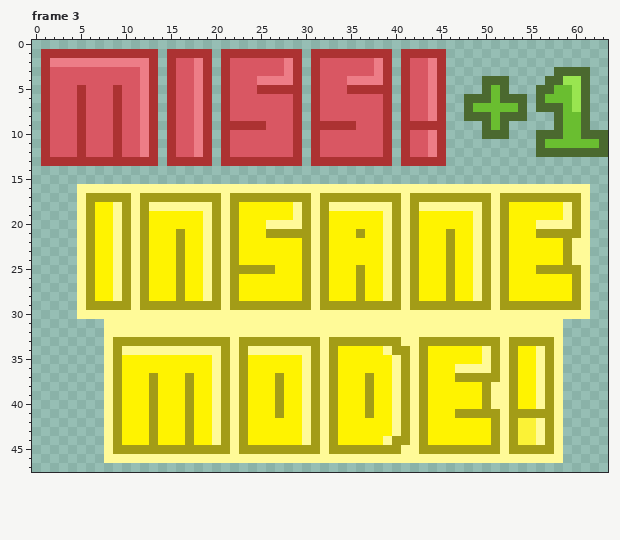
Edited in one commit: pixel-art file (Art/Aseprite/UI.aseprite). The picture above was drawn from the file before the commit.
64x48 pixels, 3 frames. Colours within 5 levels of each other are drawn and written as one. Shown: frame 3. The commit also changed other frames, which this record leaves out.
Now the later version:
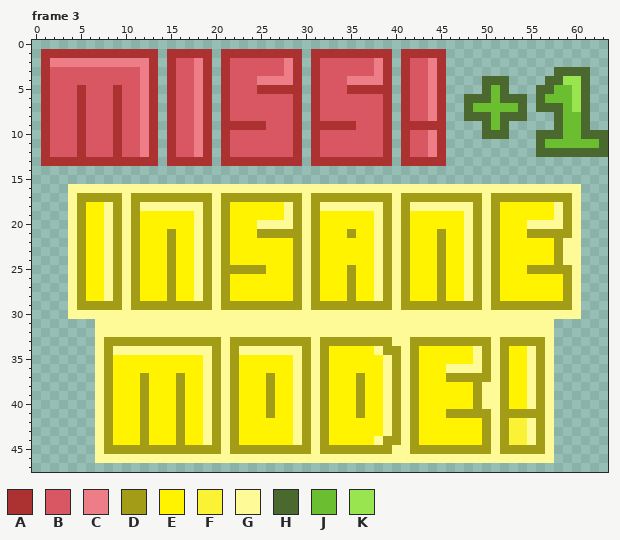
Palette (. is transparent): A #ac3232  B #d95763  C #ed7d87  D #a39c17  E #fff300  F #fbf236  G #fffa98  H #4b692f  J #6abe30  K #99e550
The commit says: [Trophy added] Adicionei um troféu pro menu de Recorde!
The exact change:
Frame 3:
y 16: x 4 . -> G; x 61 G -> .
y 17: x 4..5 .G -> GD; x 10..11 DG -> GD; x 20..21 DG -> GD; x 30..31 DG -> GD; x 40..41 DG -> GD; x 50..51 DG -> GD; x 60..61 DG -> G.
y 18: x 4..6 .GD -> GDE; x 8..12 EGDGD -> GDGDG; x 19..22 GDGD -> DGDE; x 28..32 EGDGD -> GDGDG; x 39..42 GDGD -> DGDG; x 49..52 GDGD -> DGDE; x 58..61 EGDG -> GDG.
y 19: x 4..6 .GD -> GDE; x 8..12 EGDGD -> GDGDE; x 18..22 EGDGD -> GDGDE; x 28..32 EGDGD -> GDGDE; x 38..42 EGDGD -> GDGDE; x 48..52 EGDGD -> GDGDE; x 58..61 EGDG -> GDG.
y 20: x 4..6 .GD -> GDE; x 8..12 EGDGD -> GDGDE; x 18..22 EGDGD -> GDGDE; x 25 E -> G; x 29..32 GDGD -> DGDE; x 38..42 EGDGD -> GDGDE; x 48..52 EGDGD -> GDGDE; x 55 E -> G; x 59..61 GDG -> DG.
y 21: x 4..6 .GD -> GDE; x 8..12 EGDGD -> GDGDE; x 15..16 ED -> DE; x 18..22 EGDGD -> GDGDE; x 25 E -> D; x 30..32 DGD -> GDE; x 35..36 ED -> DE; x 38..42 EGDGD -> GDGDE; x 45..46 ED -> DE; x 48..52 EGDGD -> GDGDE; x 55 E -> D; x 60..61 DG -> G.
y 22..24: x 4..6 .GD -> GDE; x 8..12 EGDGD -> GDGDE; x 15..16 ED -> DE; x 18..22 EGDGD -> GDGDE; x 29..32 EDGD -> DGDE; x 38..42 EGDGD -> GDGDE; x 45..46 ED -> DE; x 48..52 EGDGD -> GDGDE; x 58..59 ED -> DG; x 61 G -> .
y 25: x 4..6 .GD -> GDE; x 8..12 EGDGD -> GDGDE; x 15..16 ED -> DE; x 18..21 EGDG -> GDGD; x 26 D -> E; x 29..32 EDGD -> DGDE; x 35..36 ED -> DE; x 38..42 EGDGD -> GDGDE; x 45..46 ED -> DE; x 48..52 EGDGD -> GDGDE; x 55 E -> D; x 60..61 DG -> G.
y 26..28: x 4..6 .GD -> GDE; x 8..12 EGDGD -> GDGDE; x 15..16 ED -> DE; x 18..22 EGDGD -> GDGDE; x 29..32 EDGD -> DGDE; x 35..36 ED -> DE; x 38..42 EGDGD -> GDGDE; x 45..46 ED -> DE; x 48..52 EGDGD -> GDGDE; x 59..61 EDG -> DG.
y 29: x 4..5 .G -> GD; x 10..11 DG -> GD; x 20..21 DG -> GD; x 30..31 DG -> GD; x 40..41 DG -> GD; x 50..51 DG -> GD; x 60..61 DG -> G.
y 30: x 4 . -> G; x 61 G -> .
y 31..32: x 7 . -> G; x 58 G -> .
y 33: x 7..8 .G -> GD; x 21..22 DG -> GD; x 31..32 DG -> GD; x 40 D -> G; x 42 G -> D; x 51..52 DG -> GD; x 57..58 DG -> G.
y 34: x 7..9 .GD -> GDG; x 20..23 GDGD -> DGDG; x 30..33 GDGD -> DGDE; x 38..39 EG -> GD; x 41..43 DGD -> GDE; x 49..53 EGDGD -> GDGDE; x 55..58 EGDG -> GDG.
y 35: x 7..9 .GD -> GDE; x 19..23 EGDGD -> GDGDE; x 29..33 EGDGD -> GDGDE; x 39..43 EGDGD -> GDGDE; x 49..53 EGDGD -> GDGDE; x 55..58 EGDG -> GDG.
y 36: x 7..9 .GD -> GDE; x 19..23 EGDGD -> GDGDE; x 29..33 EGDGD -> GDGDE; x 39..43 EGDGD -> GDGDE; x 46 E -> G; x 50..53 GDGD -> DGDE; x 55..58 EGDG -> GDG.
y 37: x 7..9 .GD -> GDE; x 12..13 ED -> DE; x 16..17 ED -> DE; x 19..23 EGDGD -> GDGDE; x 26..27 ED -> DE; x 29..33 EGDGD -> GDGDE; x 36..37 ED -> DE; x 39..43 EGDGD -> GDGDE; x 46 E -> D; x 51..53 DGD -> GDE; x 55..58 EGDG -> GDG.
y 38..40: x 7..9 .GD -> GDE; x 12..13 ED -> DE; x 16..17 ED -> DE; x 19..23 EGDGD -> GDGDE; x 26..27 ED -> DE; x 29..33 EGDGD -> GDGDE; x 36..37 ED -> DE; x 39..43 EGDGD -> GDGDE; x 49..50 ED -> DG; x 52..53 GD -> DE; x 55..58 EGDG -> GDG.
y 41: x 7..9 .GD -> GDE; x 12..13 ED -> DE; x 16..17 ED -> DE; x 19..23 EGDGD -> GDGDE; x 26..27 ED -> DE; x 29..33 EGDGD -> GDGDE; x 36..37 ED -> DE; x 39..43 EGDGD -> GDGDE; x 46 E -> D; x 51..52 DG -> GD; x 57..58 DG -> G.
y 42..43: x 7..9 .GD -> GDE; x 12..13 ED -> DE; x 16..17 ED -> DE; x 19..23 EGDGD -> GDGDE; x 29..33 EGDGD -> GDGDE; x 39..43 EGDGD -> GDGDE; x 50..53 EDGD -> DGDF; x 55..58 FGDG -> GDG.
y 44: x 7..9 .GD -> GDE; x 12..13 ED -> DE; x 16..17 ED -> DE; x 19..23 EGDGD -> GDGDE; x 29..33 EGDGD -> GDGDE; x 38..39 EG -> GD; x 41..43 DGD -> GDE; x 50..53 EDGD -> DGDF; x 55..58 FGDG -> GDG.
y 45: x 7..8 .G -> GD; x 21..22 DG -> GD; x 31..32 DG -> GD; x 40 D -> G; x 42 G -> D; x 51..52 DG -> GD; x 57..58 DG -> G.
y 46: x 7 . -> G; x 58 G -> .
